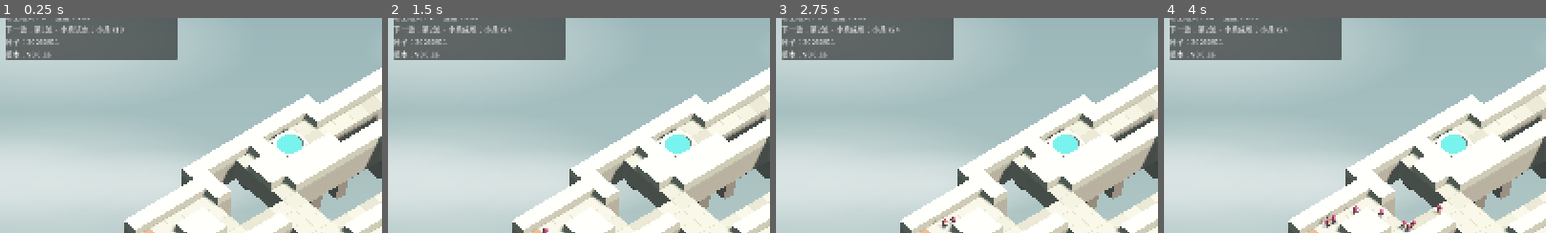
Above: before the commit, frames 1-4 (left to right).
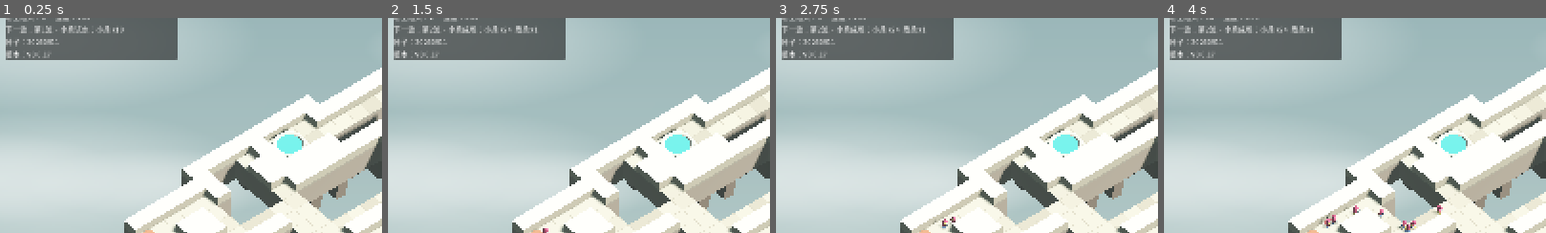
Above: after the commit, the same moments.

Repository: Autinhorse/HumanMustDie
Game: Godot game, scene res://scenes/main.tscn
Two runs of this game, one before a commit and one after it. Both use one fixed random seed, a clock stepped at 60 frames per second and the inputs below.
Inputs:
- Up to frame 1 (0.25 s): no input
- Up to frame 2 (1.5 s): click "开始下一波 (Enter)" at 0.5 s; click "0.5x" at 1.25 s
- Up to frame 3 (2.75 s): click "1.0x" at 2 s
- Up to frame 4 (4 s): click "2.0x" at 2.75 s; click "4.0x" at 3.5 s
The pictures show only the part of the screen within x 0-50%, y 12-62%; the shares and areas given below are measured in that part.

The runs differ from the first frame. In frame 1, less than 0.1% of the frame differs, in the area x 12-14%, y 16-18%; in frame 2, 0.1%, in the area x 12-39%, y 3-18%; in frame 3, 0.1%; in frame 4, 0.1%.

Commit message:
v0.0.17 盾兵改成更明确的蓝、提前到第 2 波出场
盾兵原来只在第 4/5 波出现，实际玩到的"第二种大一些的兵"是狂战士，
所以看着像没生效。现在第 2 波就有 1 个，第 3 波 2 个，后面照旧。

- 主色从偏灰的蓝换成更明确的蓝
- 沙盒放怪键位改成按 enemies.json 顺序自动分配（Z/C/V/B），加新敌人
  不用再改代码；数量按血量自动调整
- 演示场景加 --spawn <敌人id>[:数量]，直接在入口放一批指定敌人、跳过
  波次，单独检查某种敌人时很方便

Co-Authored-By: Claude Opus 5 (1M context) <noreply@anthropic.com>
Claude-Session: https://claude.ai/code/session_01VCzWxNk1LcyQr5pasXVQW6

Diff:
--- a/data/enemies.json
+++ b/data/enemies.json
@@ -46,7 +46,7 @@
     "model": "shieldman",
     "radius": 0.62,
     "height": 1.7,
-    "color": [0.396, 0.478, 0.710]
+    "color": [0.216, 0.416, 0.804]
   },
 
   "troll": {
--- a/data/levels/corridor_01.json
+++ b/data/levels/corridor_01.json
@@ -57,6 +57,12 @@
           "count": 8,
           "interval": 0.3,
           "delay": 5.0
+        },
+        {
+          "enemy": "shieldman",
+          "count": 1,
+          "interval": 1.0,
+          "delay": 4.0
         }
       ]
     },
@@ -74,6 +80,12 @@
           "count": 3,
           "interval": 1.2,
           "delay": 3.0
+        },
+        {
+          "enemy": "shieldman",
+          "count": 2,
+          "interval": 1.5,
+          "delay": 4.0
         }
       ]
     },
--- a/data/levels/dw_01.json
+++ b/data/levels/dw_01.json
@@ -54,6 +54,12 @@
           "count": 10,
           "interval": 0.3,
           "delay": 6.0
+        },
+        {
+          "enemy": "shieldman",
+          "count": 1,
+          "interval": 1.0,
+          "delay": 4.0
         }
       ]
     },
@@ -71,6 +77,12 @@
           "count": 4,
           "interval": 1.2,
           "delay": 3.0
+        },
+        {
+          "enemy": "shieldman",
+          "count": 2,
+          "interval": 1.5,
+          "delay": 4.0
         }
       ]
     },
--- a/project.godot
+++ b/project.godot
@@ -11,7 +11,7 @@
 [application]
 
 config/name="HumanMustDie - Prototype A"
-config/version="0.0.16"
+config/version="0.0.17"
 config/description="机关塔防灰盒原型：固定走廊 + 5 种机关 + 小/中/重三类物理敌人"
 run/main_scene="res://scenes/main.tscn"
 config/features=PackedStringArray("4.7", "Forward Plus")
--- a/scripts/game.gd
+++ b/scripts/game.gd
@@ -551,7 +551,7 @@
 	sandbox = not sandbox
 	if sandbox:
 		gold = Cfg.int_at("debug.sandbox_gold", 99999)
-		_log("沙盒模式开启：无限金币、随时可施工，Z/C/V 手动放怪")
+		_log("沙盒模式开启：无限金币、随时可施工，Z/C/V/B 按 enemies.json 顺序手动放怪")
 	else:
 		gold = Cfg.int_at("economy.start_gold", 300)
 		_log("沙盒模式关闭")
--- a/scripts/main.gd
+++ b/scripts/main.gd
@@ -428,12 +428,8 @@
 		KEY_E:
 			_yaw += Cfg.num("camera.yaw_step_deg", 45.0)
 			_update_camera()
-		KEY_Z:
-			game.sandbox_spawn("grunt", 8)
-		KEY_C:
-			game.sandbox_spawn("berserker", 3)
-		KEY_V:
-			game.sandbox_spawn("troll", 1)
+		KEY_Z, KEY_C, KEY_V, KEY_B:
+			_sandbox_spawn_key(k)
 		_:
 			var allowed := game.allowed_traps()
 			for i in allowed.size():
@@ -473,6 +469,22 @@
 	_ortho_size = clampf(size, Cfg.num("camera.ortho_min", 10.0), Cfg.num("camera.ortho_max", 90.0))
 	_update_camera()
 
+## 沙盒放怪：Z/C/V/B 按 enemies.json 里的顺序对应前四种敌人，加了新敌人自动有键位
+const SANDBOX_KEYS := [KEY_Z, KEY_C, KEY_V, KEY_B]
+
+func _sandbox_spawn_key(key: int) -> void:
+	var ids: Array = []
+	for id in Cfg.enemies.keys():
+		if typeof(Cfg.enemies[id]) == TYPE_DICTIONARY:
+			ids.append(String(id))
+	var i := SANDBOX_KEYS.find(key)
+	if i < 0 or i >= ids.size():
+		return
+	var data: Dictionary = Cfg.enemies[ids[i]]
+	# 越大越贵的敌人放得越少
+	var n: int = maxi(1, int(round(60.0 / max(float(data.get("hp", 40)), 1.0))))
+	game.sandbox_spawn(ids[i], n)
+
 func _zoom(sign_dir: int) -> void:
 	_ortho_size = clampf(_ortho_size + float(sign_dir) * Cfg.num("camera.zoom_step", 3.0),
 		Cfg.num("camera.ortho_min", 12.0), Cfg.num("camera.ortho_max", 90.0))
--- a/tests/demo.gd
+++ b/tests/demo.gd
@@ -26,8 +26,24 @@
 	g.place("launcher", Vector2i(6, 14), Vector2i(0, -1))
 	g.gold = Cfg.int_at("economy.start_gold", 320)
 	m.hud.toggle_stats()
-	g.start_wave()
+	if not _spawn_override(g):
+		g.start_wave()
 	await _maybe_screenshot()
+
+## --spawn <敌人id>[:数量] 直接在入口放一批指定敌人，用来单独看某种敌人
+func _spawn_override(g: Game) -> bool:
+	var args := OS.get_cmdline_user_args()
+	for i in args.size():
+		if args[i] == "--spawn" and i + 1 < args.size():
+			var spec := String(args[i + 1]).split(":")
+			var id := spec[0]
+			var n := int(spec[1]) if spec.size() > 1 else 5
+			g.phase = Game.Phase.COMBAT
+			for k in n:
+				g.spawn(id)
+			print("SPAWNED %s x%d" % [id, n])
+			return true
+	return false
 
 ## 给美术调参用：等几秒让战斗铺开，截一张图存盘然后退出
 func _maybe_screenshot() -> void:
Not shown, changed: docs/原型A_运行与实现说明.md
